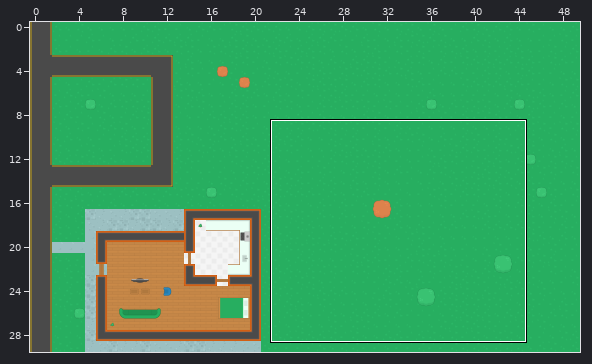
Tiled map: Lesson_15/maps/map1.tmx. The first picture is a wide view before the edit; the outline marks the close-up.
Close-up. Old version:
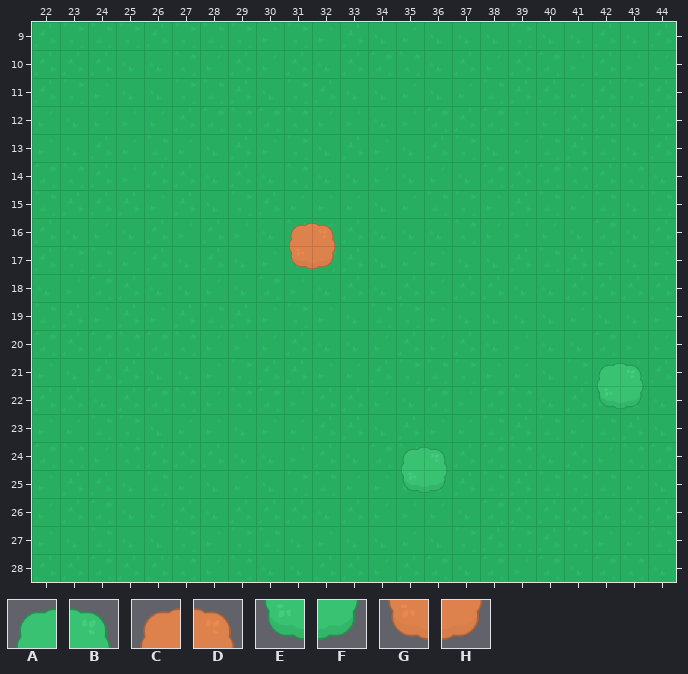
Cells are 64x64 px. Shown: x 22..44, y 9..28. The commit also changed other parts of the map, which this record leaves out.
Key: from "Kenny Top Down": A 180, B 181, C 183, D 184, E 207, F 208, G 210, H 211.
_ is an empty cell.
Layers that did not change in this view are not listed.
Layer "Tree Layer" before, first column x 22:
 9 _______________________
10 _______________________
11 _______________________
12 _______________________
13 _______________________
14 _______________________
15 _______________________
16 _________CD____________
17 _________GH____________
18 _______________________
19 _______________________
20 _______________________
21 ____________________AB_
22 ____________________EF_
23 _______________________
24 _____________AB________
25 _____________EF________
26 _______________________
27 _______________________
28 _______________________
After the commit:
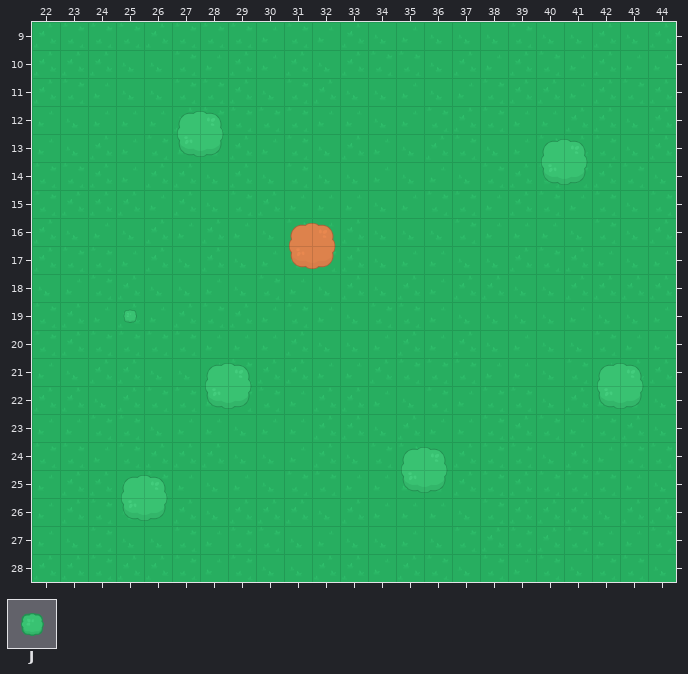
Further tiles: from "Kenny Top Down": J 234.
Diff:
Layer "Tree Layer":
y 12: x 27..28 __ -> AB
y 13: x 27..28 __ -> EF; x 40..41 __ -> AB
y 14: x 40..41 __ -> EF
y 19: x 25 _ -> J
y 21: x 28..29 __ -> AB
y 22: x 28..29 __ -> EF
y 25: x 25..26 __ -> AB
y 26: x 25..26 __ -> EF
